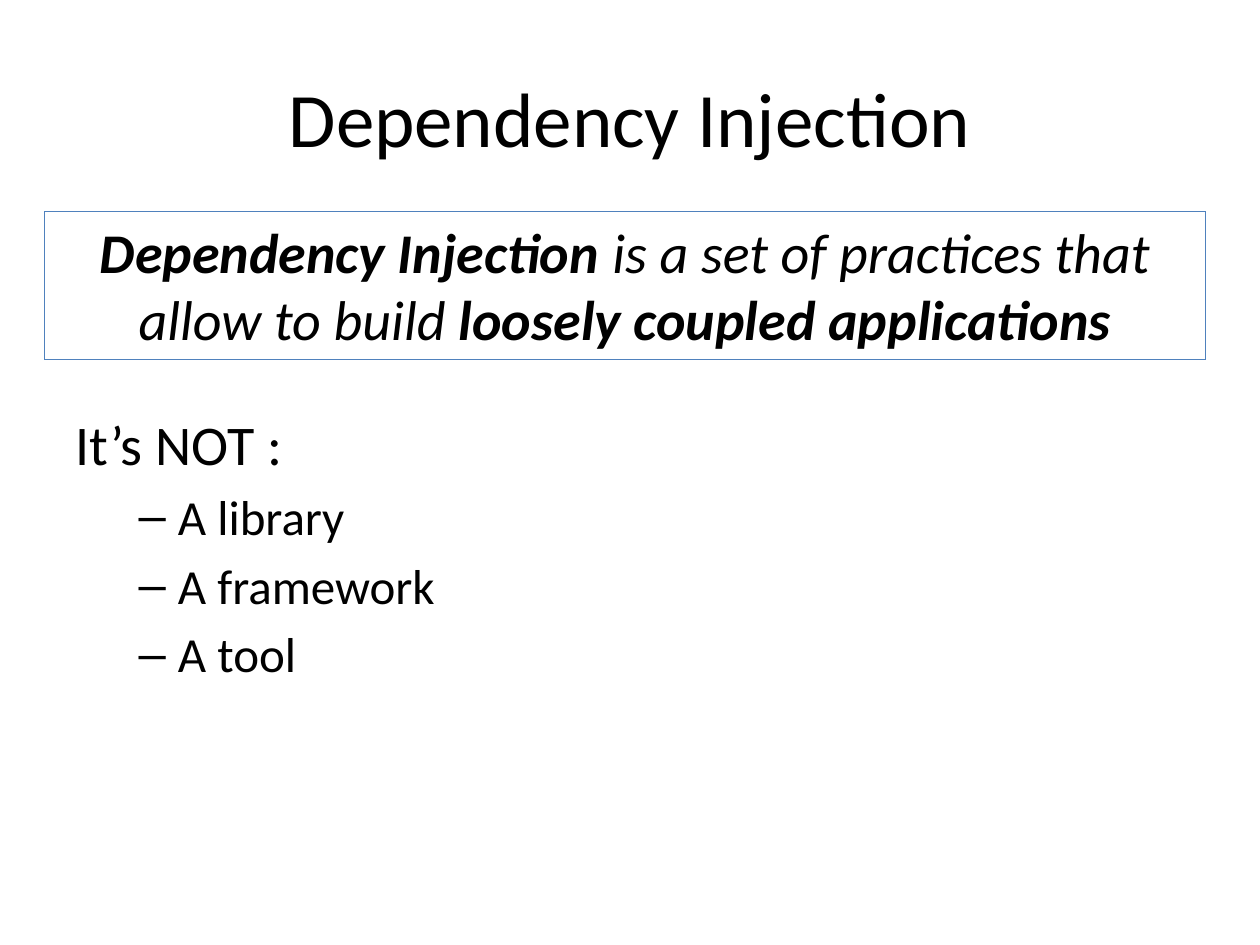
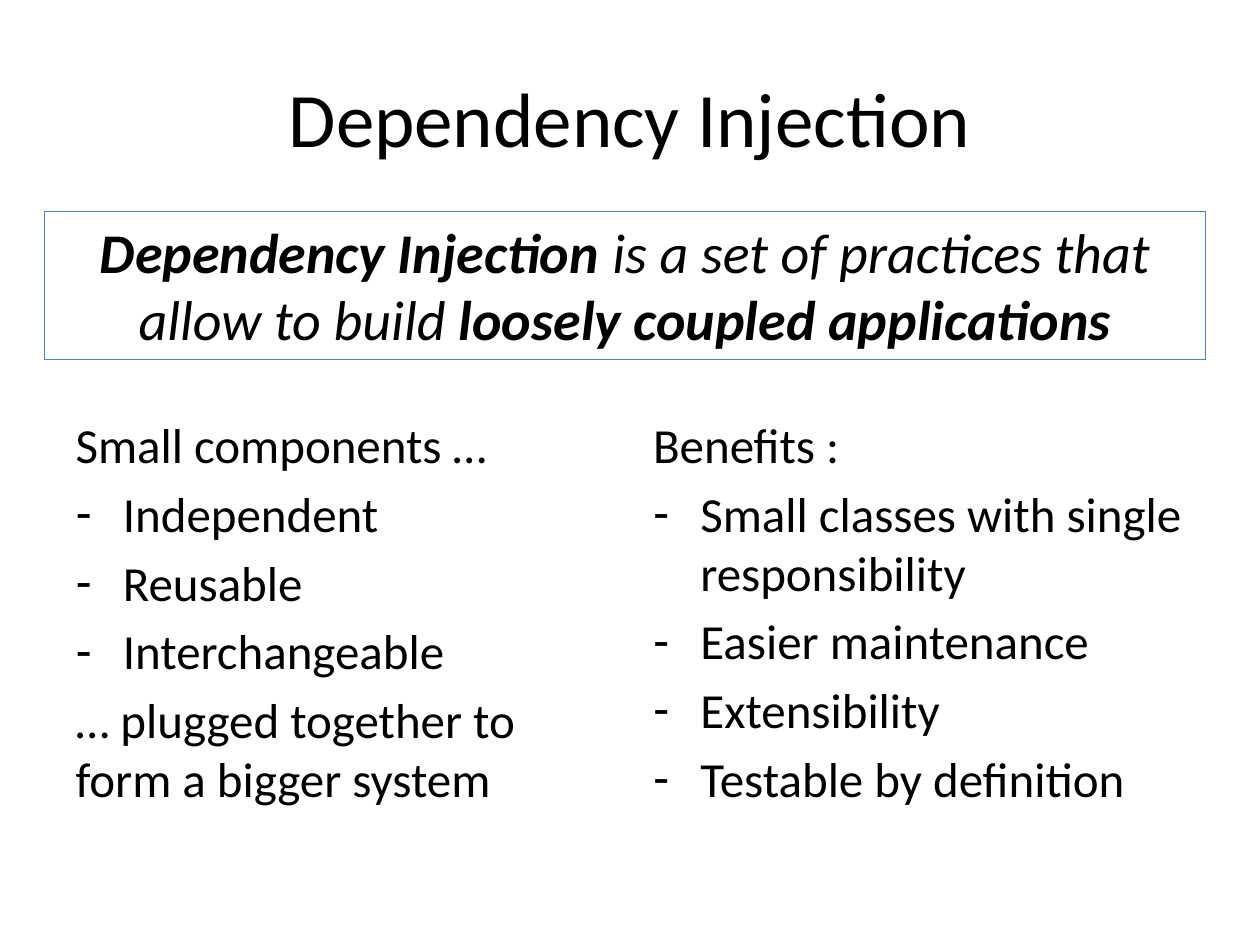
Before and after one commit to tsimbalar/DependencyInjectionTheRightWay, a slide deck: slide 8 of Dependency Injection - the right way.pptx. Drawn at 1260x945 pixels with LibreOffice and Linux fonts; fonts in the diff are those of the drawing. Boxes give left, top, right and bottom in pixels: in the first picture for what was removed or moved away, otherwise in the second. Text is boxed around its words. In the diff, an @@ line names an element or a change of style, - is before the commit and + after.

```diff
--- a/Dependency Injection - the right way.pptx
+++ b/Dependency Injection - the right way.pptx
@@ text at [76,429,515,806]: text changed @@
-It’s NOT :
-  – A library
-  – A framework
-  – A tool
+Small components …
+– Independent
+– Reusable
+– Interchangeable
+… plugged together to form a bigger system
@@ text added at [653,429,1182,805], 28 pt, text #000000 @@
+Benefits :
+– Small classes with single responsibility
+– Easier maintenance
+– Extensibility
+– Testable by definition
```
Also in this commit, not shown: 2 other slides changed, 2 slides added, 1 slide removed.
